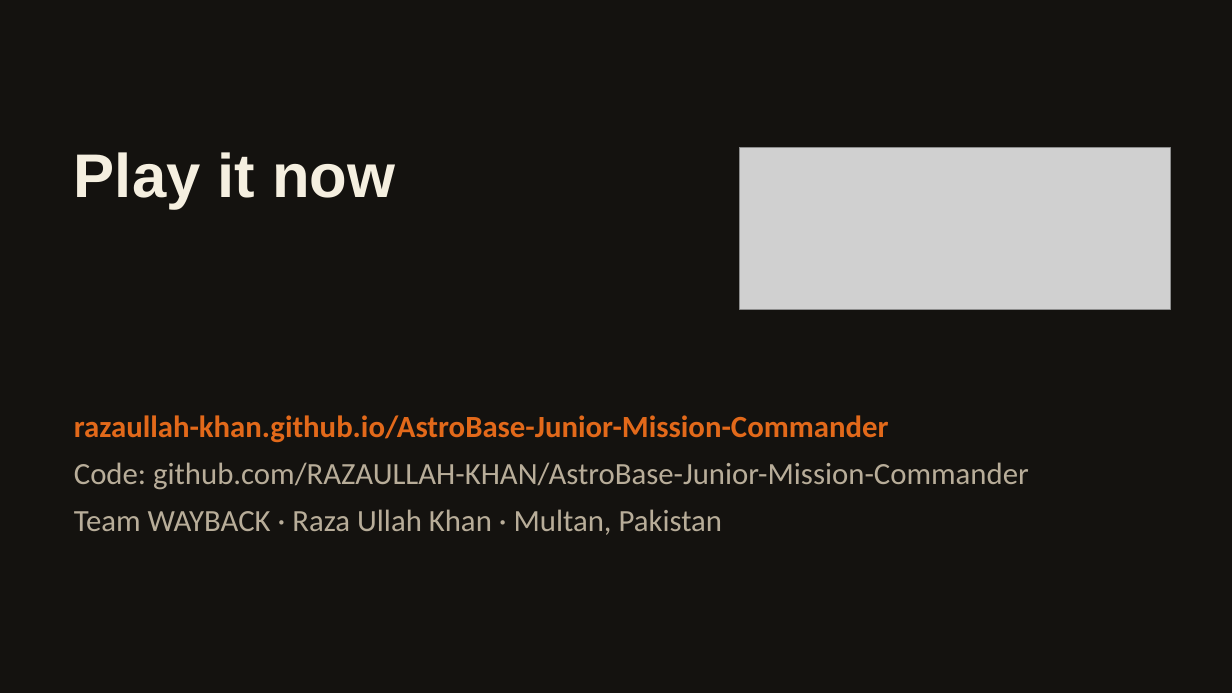
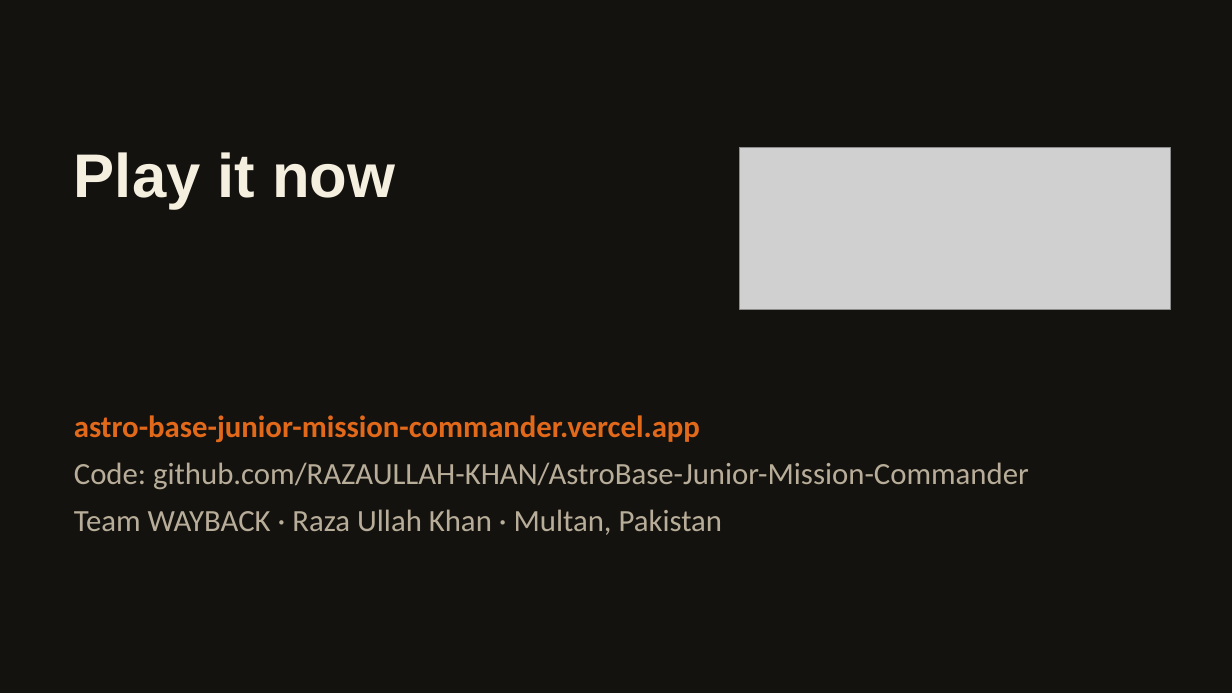
Before and after one commit to RAZAULLAH-KHAN/AstroBase-Junior-Mission-Commander, a slide deck: slide 10 of submission/AstroBase-WAYBACK.pptx. Drawn at 1232x693 pixels with LibreOffice and Linux fonts; fonts in the diff are those of the drawing; grey boxes stand for pictures. Boxes give left, top, right and bottom in pixels: in the first picture for what was removed or moved away, otherwise in the second. Text is boxed around its words. In the diff, an @@ line names an element or a change of style, - is before the commit and + after.

```diff
--- a/submission/AstroBase-WAYBACK.pptx
+++ b/submission/AstroBase-WAYBACK.pptx
@@ text at (x1=74, y1=415, x2=700, y2=442): text changed @@
-razaullah-khan.github.io/AstroBase-Junior-Mission-Commander
+astro-base-junior-mission-commander.vercel.app
```
Also in this commit, not shown: 4 other files.
